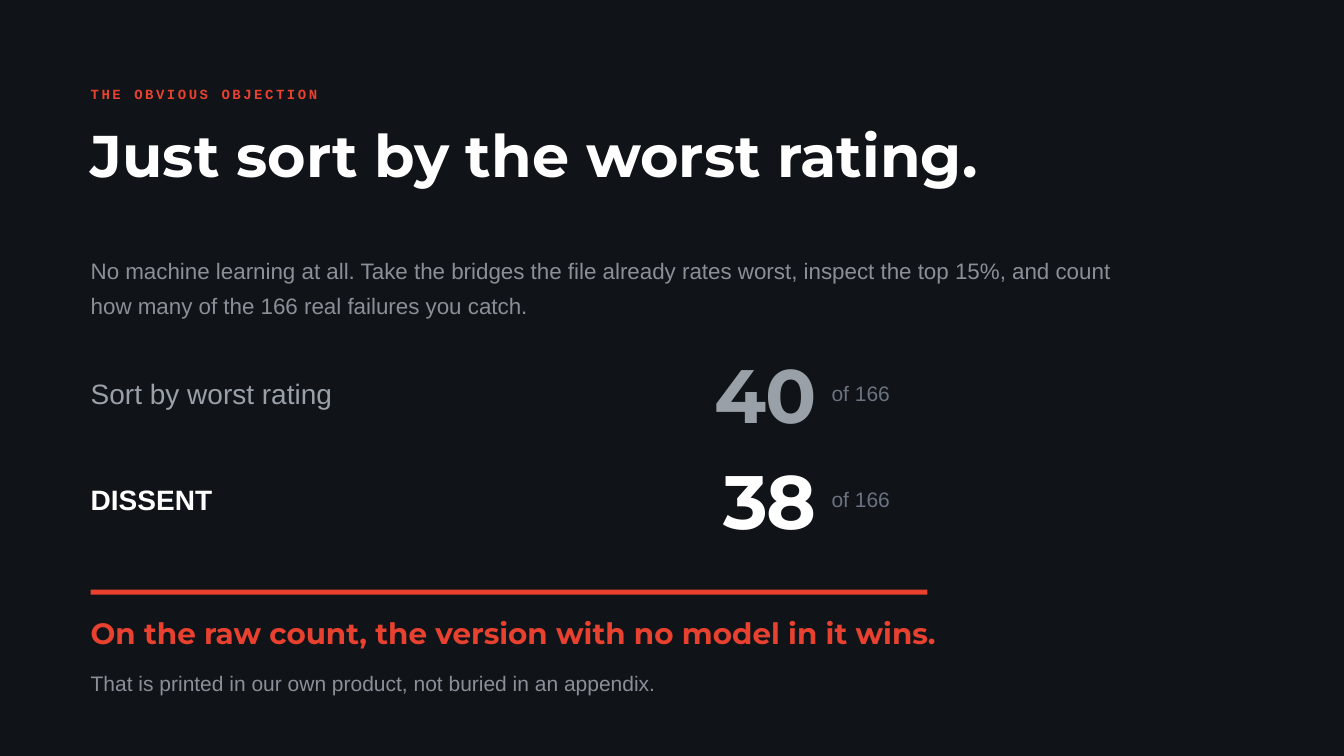
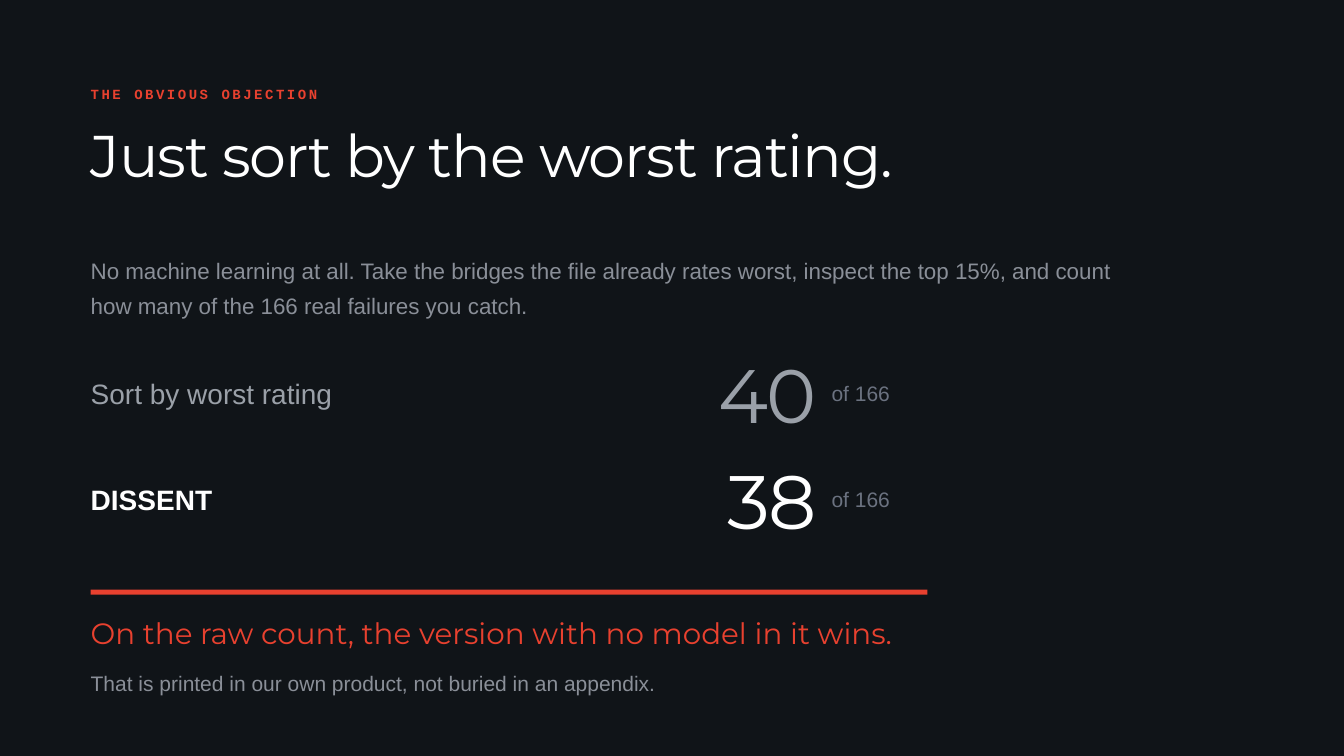
Before and after one commit to ArockiaRajamanickam/dissent, a slide deck: slide 9 of pitch/DISSENT_Nexus_Network.pptx. Drawn at 1344x756 pixels with LibreOffice and Linux fonts; fonts in the diff are those of the drawing. Boxes give left, top, right and bottom in pixels: in the first picture for what was removed or moved away, otherwise in the second. Text is boxed around its words. In the diff, an @@ line names an element or a change of style, - is before the commit and + after.

```diff
--- a/pitch/DISSENT_Nexus_Network.pptx
+++ b/pitch/DISSENT_Nexus_Network.pptx
@@ text "Just sort by the worst ..." at [91,133,893,189]: letter spacing 0 to -0.8 pt, bold off @@
@@ text "40" at [719,369,817,424]: letter spacing -1 to -1.6 pt, bold off @@
@@ text "38" at [728,475,817,530]: letter spacing -1 to -1.6 pt, bold off @@
@@ text "On the raw count, the ..." at [91,622,892,649]: bold off @@
```
Also in this commit, not shown: 13 other slides changed, 2 other files.
